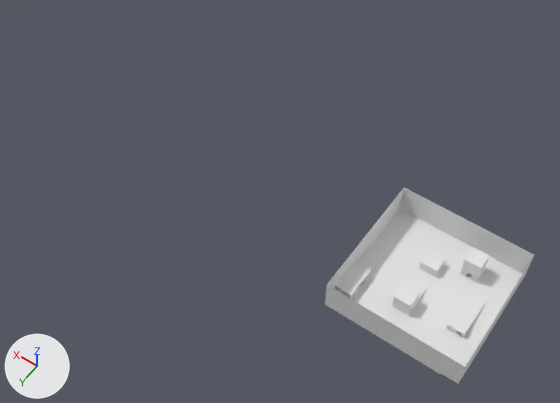
One commit to the COLLADA model models/map.dae: the scene before it, then after it.
One viewpoint serves both versions: a 50 mm lens placed at (-65.0, 229.0, 364.0), pointed at (95.0, 4.0, 11.0). Every picture has the same lights, and +X, +Y and +Z are marked at lower left. Objects named as collision shapes, trigger or cutter boxes, shadow casters or lower levels of detail are left out. Where no turn or scale is listed for an object, it has been applied to the vertices.

In view in the first picture: 'map'.
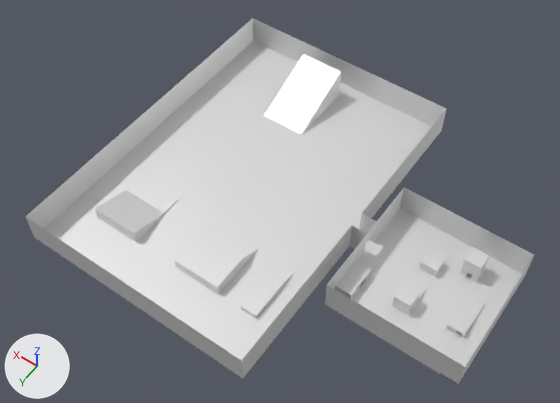
Scene script edits in JSON lines:
```json
{"op": "set", "path": "mat_color_grid.metallic", "old": "0.0", "new": "0.5"}
{"block": "me_map", "where": "# used by ob_map; location = (0.0, 0.0, 0.0)"}
{"op": "remove", "block": "me_map", "code": "me_map.from_pydata(...)  # 414 vertices, 776 faces; spans x -40.0..40.0, y -40.0..40.0, z 0.0..20.0"}
{"op": "add", "block": "me_map", "code": "me_map.from_pydata(...)  # 920 vertices, 1732 faces; spans x -40.0..200.0, y -110.0..100.0, z 0.0..20.7"}
{"block": "me_map", "change": "me_map part 1: 506 vertices added at x -40.0..200.0, y -110.0..100.0, z 0.0..20.7"}
```

Pixel boxes (x1, y1, x2, y2) of what changed, in the pictures (560 x 403 px):
```json
{"object": "map", "change": "surface changed, reshaped", "before": [325, 187, 534, 385], "after": [25, 18, 534, 385], "on screen": "143% wider, 85% taller"}
{"part": 1, "of": "me_map", "change": "added", "after": [25, 18, 534, 384]}
```
